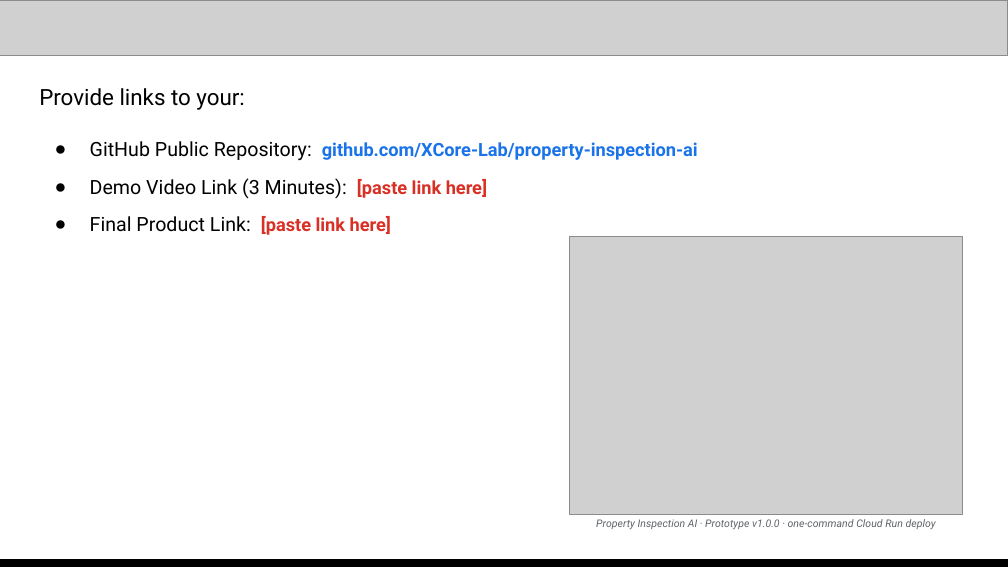
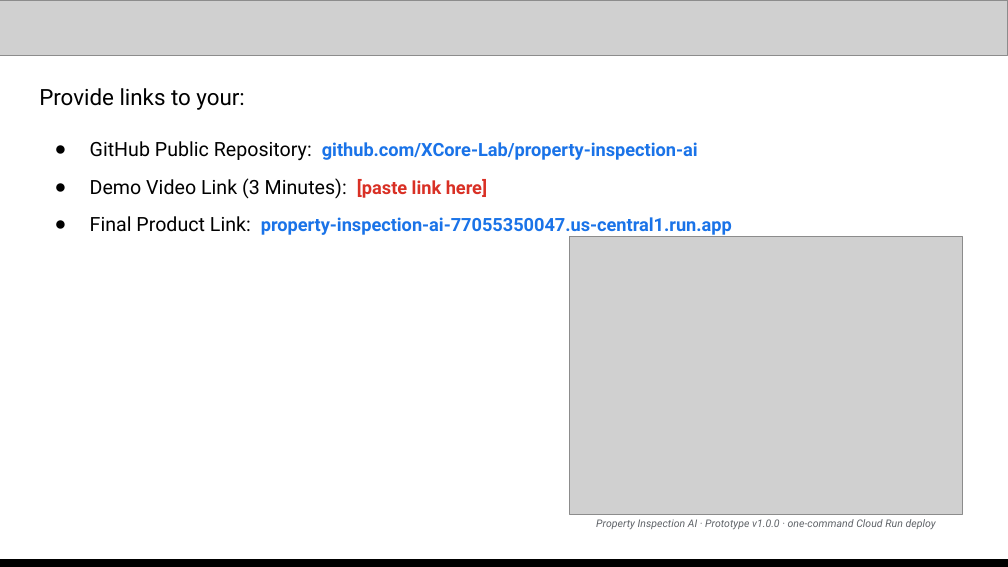
Before and after one commit to XCore-Lab/property-inspection-ai, a slide deck: slide 14 of docs/pitch-deck/Property_Inspection_AI_Submission_Xcore.pptx. Drawn at 1008x567 pixels with LibreOffice and Linux fonts; fonts in the diff are those of the drawing; grey boxes stand for pictures. Boxes give left, top, right and bottom in pixels: in the first picture for what was removed or moved away, otherwise in the second. Text is boxed around its words. In the diff, an @@ line names an element or a change of style, - is before the commit and + after.

```diff
--- a/docs/pitch-deck/Property_Inspection_AI_Submission_Xcore.pptx
+++ b/docs/pitch-deck/Property_Inspection_AI_Submission_Xcore.pptx
@@ text at [90,216,732,237]: text changed; size 14 to 13 pt; text colour #000000 to #1A73E8; bold on @@
-● Final Product Link: [paste link here]
+● Final Product Link: property-inspection-ai-77055350047.us-central1.run.app
```
Also in this commit, not shown: 7 other slides changed, 3 other files.
